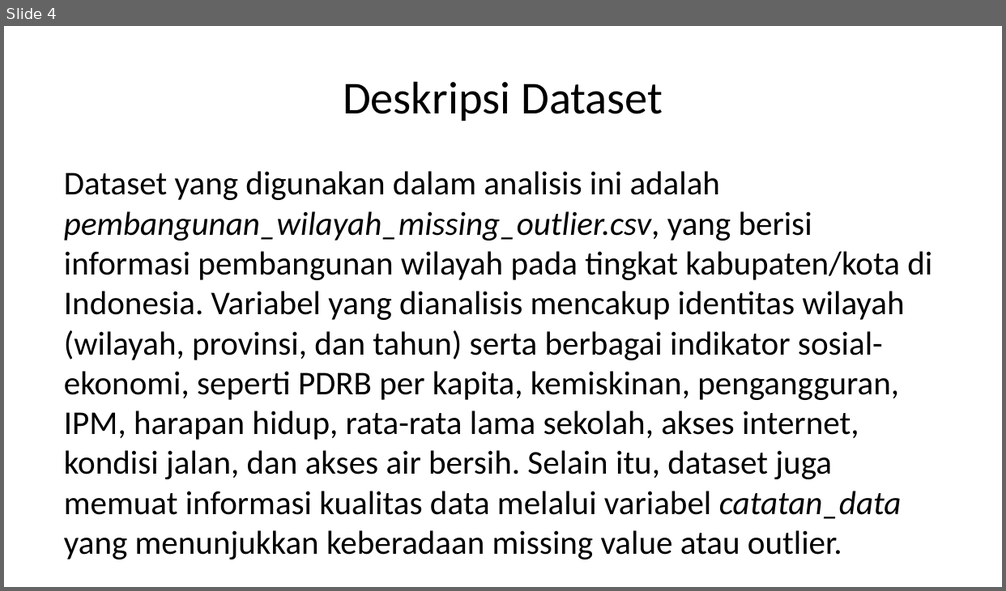
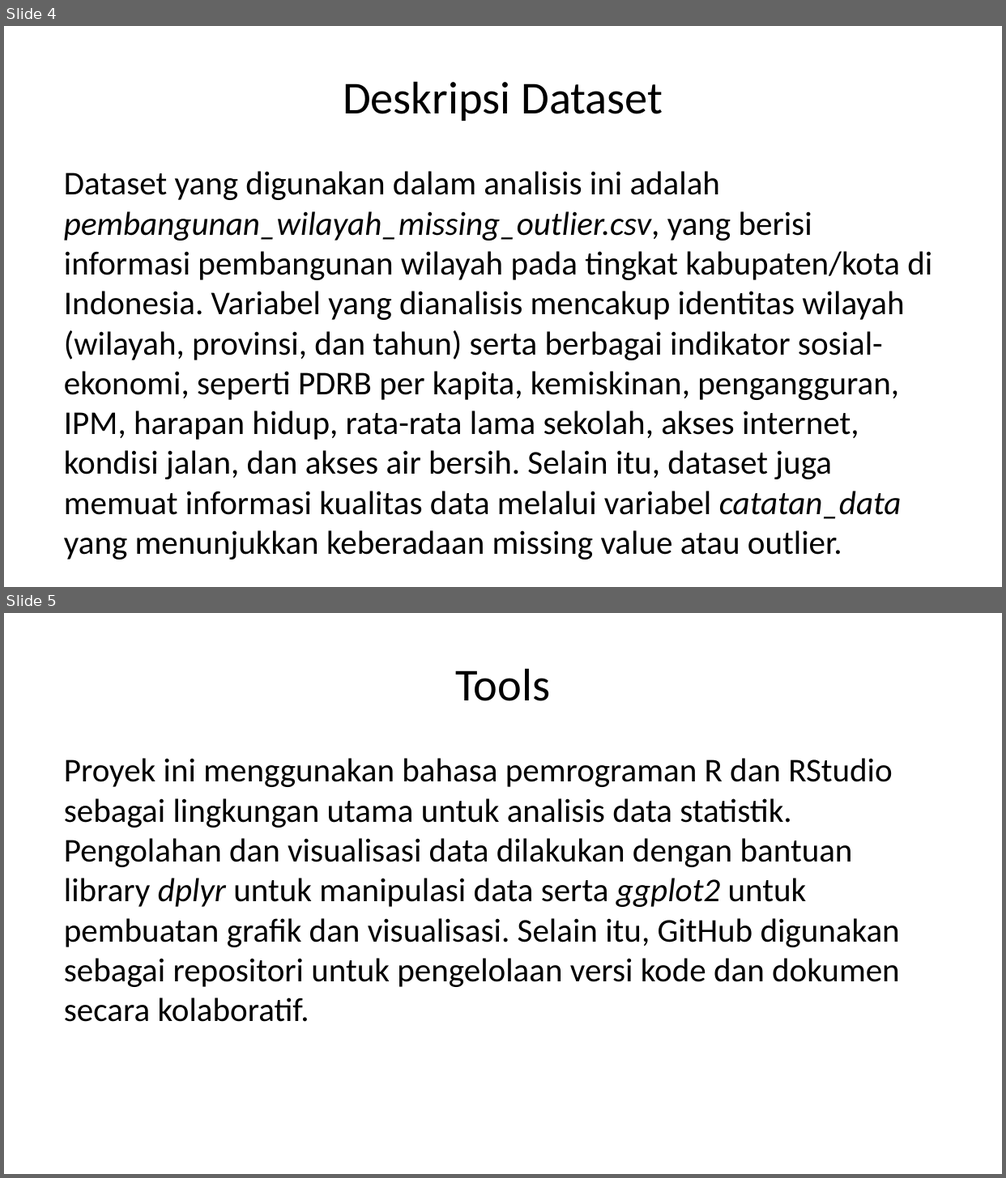
Before and after one commit to inbloom21/probstatproyekakhir, a slide deck: dokumen/PPT-Laporan.pptx. Shown one above the other, each under a label of ours: slide 4 before the commit, slides 4 and 5 after it. The pictures are 1006x591 and 1006x1178 pixels, drawn with LibreOffice and Linux fonts; fonts in the diff are those of the drawing. Boxes give left, top, right and bottom in pixels: in the first picture for what was removed or moved away, otherwise in the second. Text is boxed around its words. In the diff, an @@ line names an element or a change of style, - is before the commit and + after.

```diff
--- a/dokumen/PPT-Laporan.pptx
+++ b/dokumen/PPT-Laporan.pptx
@@ slide 5 added at (4, 613, 1002, 1174), background #FFFFFF @@
@@ title added at (455, 668, 550, 701), 33 pt, text #000000 @@
+Tools
@@ text added at (64, 758, 900, 1022), 24 pt, text #000000 @@
+Proyek ini menggunakan bahasa pemrograman R dan RStudio sebagai lingkungan utama untuk analisis data statistik. Pengolahan dan visualisasi data dilakukan dengan bantuan library dplyr untuk manipulasi data serta ggplot2 untuk pembuatan grafik dan visualisasi. Selain itu, GitHub digunakan sebagai repositori untuk pengelolaan versi kode dan dokumen secara kolaboratif.
```
Also in this commit, not shown: 12 other slides added, 1 slide removed, 1 other file.
